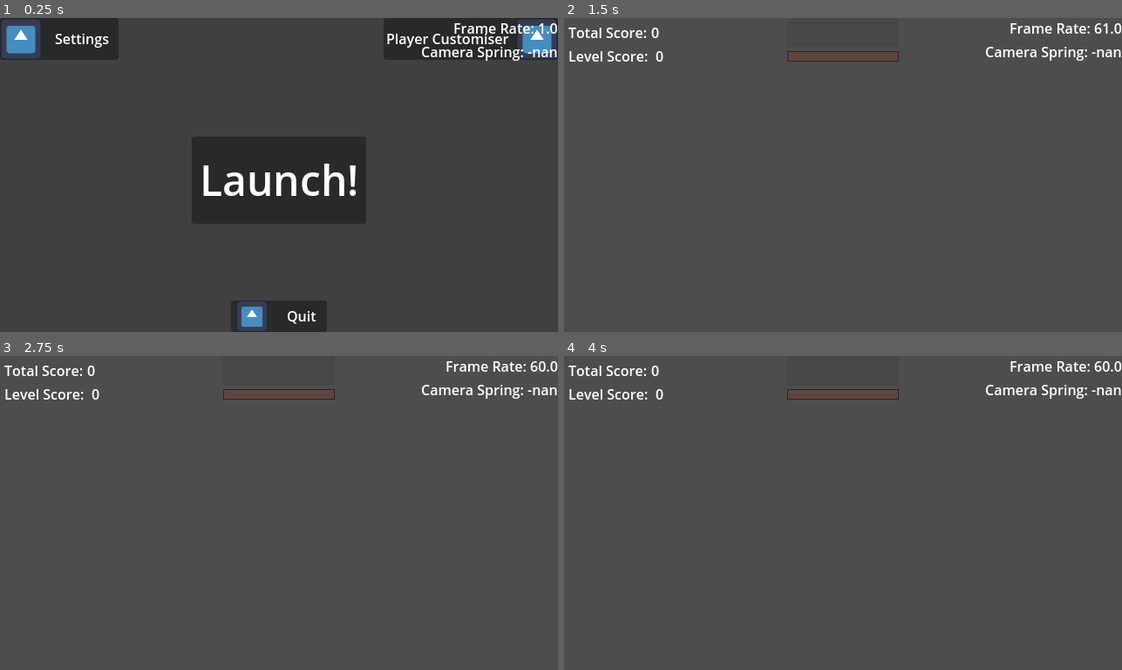
Above: before the commit, frames 1-4 (two rows, left to right).
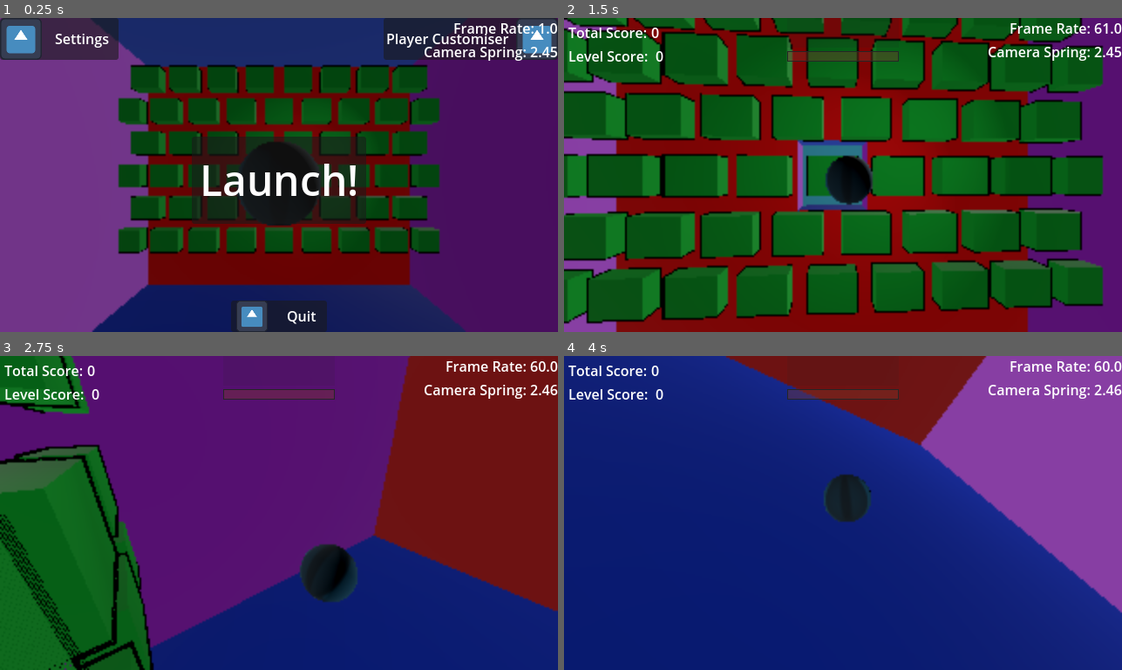
Above: after the commit, the same moments.

Repository: Mangochicken13/MangoPirateJam16
Game: Godot game, scene res://main.tscn
The game is run twice, just before and just after one commit, with the same random seed, the same clock (stepped at 60 frames per second) and the same inputs. The engine's default icon, where the game draws it, is replaced by a stand-in: a white triangle on a blue panel in a dark square.
Inputs (mouse positions are in pixels of both pictures, inside the frame that each line leads up to):
- Up to frame 1 (0.25 s): no input
- Up to frame 2 (1.5 s): click "Launch!" at 0.5 s; tap Enter at 1.25 s; move the mouse to (965, 159) at 1.27 s; hold D (turn_right) from 1.28 s (still down); tap Q at 1.35 s
- Up to frame 3 (2.75 s): move the mouse to (167, 528) at 2.02 s; release D (turn_right) at 2.03 s; hold W (turn_down) from 2.03 s (still down); tap Q at 2.1 s
- Up to frame 4 (4 s): move the mouse to (898, 443) at 2.77 s; release W (turn_down) at 2.78 s; hold D (turn_right) 2.78-3.53 s; tap Q at 2.85, 3.6 s; move the mouse to (815, 575) at 3.52 s; hold S (turn_up) from 3.53 s (still down)

The runs differ from the first frame. In frame 1, 88% of the frame differs, in the area x 0-100%, y 0-100%; in frame 2, 99%; in frame 3, 99%; in frame 4, 99%.
Error before the commit: Invalid access to property or key 'level_entered' on a base object of type 'Node (signal_bus.gd)'. (res://UI/PlayerUI/player_ui.gd:23)

Commit message:
remove disabled signal bus references

Diff:
--- a/you-are-the-weapon/UI/PlayerUI/player_ui.gd
+++ b/you-are-the-weapon/UI/PlayerUI/player_ui.gd
@@ -20,10 +20,10 @@
 
 
 func _ready() -> void:
-	SignalBus.level_entered.connect(_on_level_entered)
-	SignalBus.level_win_condition_met.connect(_on_level_win_conditon_met)
-	SignalBus.level_timer_timeout.connect(_on_level_timer_timeout)
-
+	#SignalBus.level_entered.connect(_on_level_entered)
+	#SignalBus.level_win_condition_met.connect(_on_level_win_conditon_met)
+	#SignalBus.level_timer_timeout.connect(_on_level_timer_timeout)
+	pass
 
 func _process(_delta: float) -> void:
 	if current_level:
--- a/you-are-the-weapon/main.gd
+++ b/you-are-the-weapon/main.gd
@@ -19,9 +19,9 @@
 	player_ui.hide()
 	win_ui.hide()
 	menu_ui.start_game.connect(_start_game)
-	SignalBus.level_entered.connect(_on_level_entered)
-	SignalBus.level_exited.connect(_on_level_exited)
-	SignalBus.restart_game.connect(_on_restart_game)
+	#SignalBus.level_entered.connect(_on_level_entered)
+	#SignalBus.level_exited.connect(_on_level_exited)
+	#SignalBus.restart_game.connect(_on_restart_game)
 
 	get_levels(self)
 
